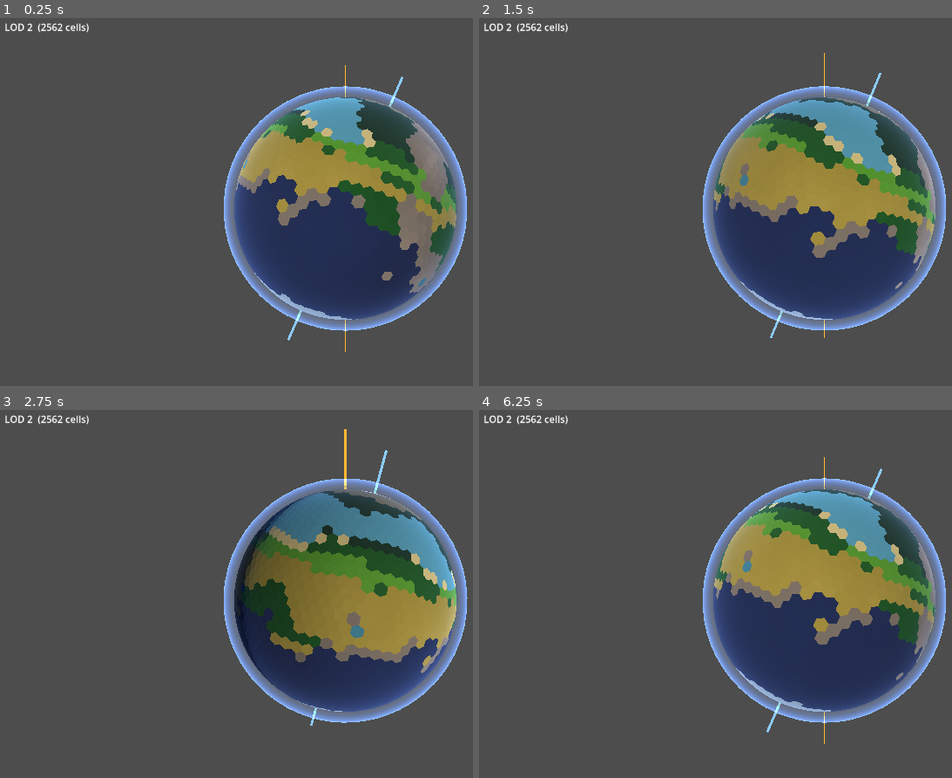
Above: before the commit, frames 1-4 (two rows, left to right).
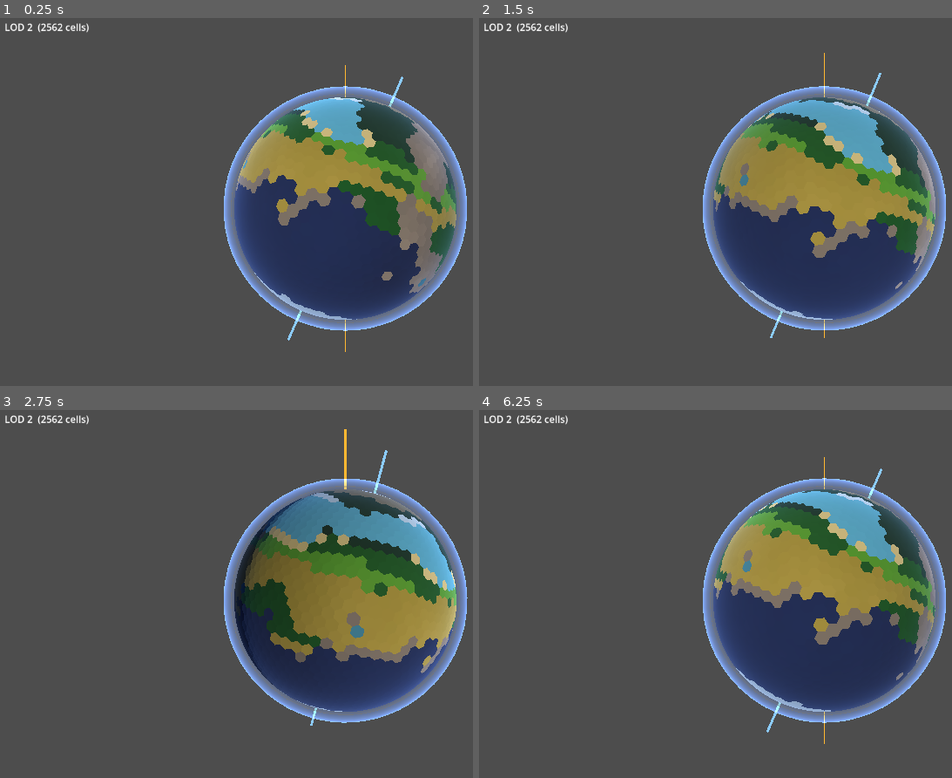
Above: after the commit, the same moments.

Repository: Halfwhit/hex-planet-gen
Game: Godot game, scene res://scenes/Main.tscn
Two runs of this game, one before a commit and one after it. Both use one fixed random seed, a clock stepped at 60 frames per second and the inputs below.
Inputs (mouse positions are in pixels of both pictures, inside the frame that each line leads up to):
- Up to frame 1 (0.25 s): no input
- Up to frame 2 (1.5 s): tap Enter at 0.5 s; move the mouse to (outside the picture) at 0.52 s; tap E at 0.6 s; click (outside the picture) at 0.67 s; drag from (687, 227) to (791, 286) at 1.27 s
- Up to frame 3 (2.75 s): move the mouse to (416, 513) at 2.02 s; tap E at 2.1 s; click (416, 513) at 2.17 s
- Up to frame 4 (6.25 s): drag from (791, 678) to (616, 542) at 2.77 s; move the mouse to (outside the picture) at 3.52 s; tap E at 3.6, 5.1 s; click (outside the picture) at 3.67 s; drag from (616, 542) to (720, 502) at 4.27 s; move the mouse to (857, 601) at 5.02 s; click (857, 601) at 5.17 s; drag from (720, 502) to (687, 619) at 5.77 s

The runs differ from the first frame. In frame 1, less than 0.1% of the frame differs, in the area x 69-77%, y 21-23%; in frame 2, less than 0.1%; in frame 3, 0.2%, in the area x 63-91%, y 22-33%; in frame 4, less than 0.1%.

Commit message:
Size-gate lake detection — large inland seas stay as ocean
Previously every disconnected ocean component became BIOME_LAKE
regardless of size, so a 500-cell inland sea would be shown as a lake.

Now only disconnected ocean bodies with <= n_verts/40 cells (≈2.5% of
the planet surface, ~256 cells at LOD 3) become lakes.  Larger isolated
bodies keep their regular ocean biomes (deep/shallow/tropical/etc.),
which correctly represents a landlocked sea.

Co-Authored-By: Claude Sonnet 4.6 <noreply@anthropic.com>

Diff:
--- a/scripts/HexPlanet.gd
+++ b/scripts/HexPlanet.gd
@@ -190,6 +190,11 @@
 		if comp_sizes[i] > comp_sizes[main_comp]:
 			main_comp = i
 
+	# Any disconnected ocean body smaller than this stays a lake.
+	# Bodies at or above this size are large enough to classify as sea/ocean
+	# and keep their regular ocean biomes.  2.5 % of total cells scales
+	# naturally across LOD levels (≈256 cells at LOD 3, ≈64 at LOD 2).
+	var lake_size_limit: int = max(1, n_verts / 40)
 
 	# comp_id is checked directly in pass 2 — no dictionary needed.
 
@@ -260,7 +265,8 @@
 
 		cell["temperature"] = temperature
 		cell["moisture"] = moisture
-		cell["biome"] = BIOME_LAKE if (comp_id[vi] >= 0 and comp_id[vi] != main_comp) else biome
+		var isolated: bool = comp_id[vi] >= 0 and comp_id[vi] != main_comp
+		cell["biome"] = BIOME_LAKE if (isolated and comp_sizes[comp_id[vi]] <= lake_size_limit) else biome
 
 
 
